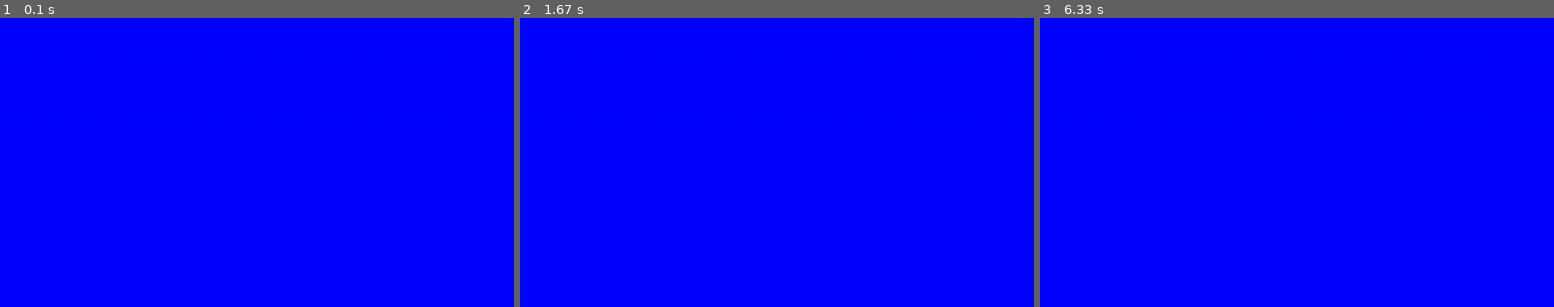
Above: before the commit, frames 1-3 (left to right).
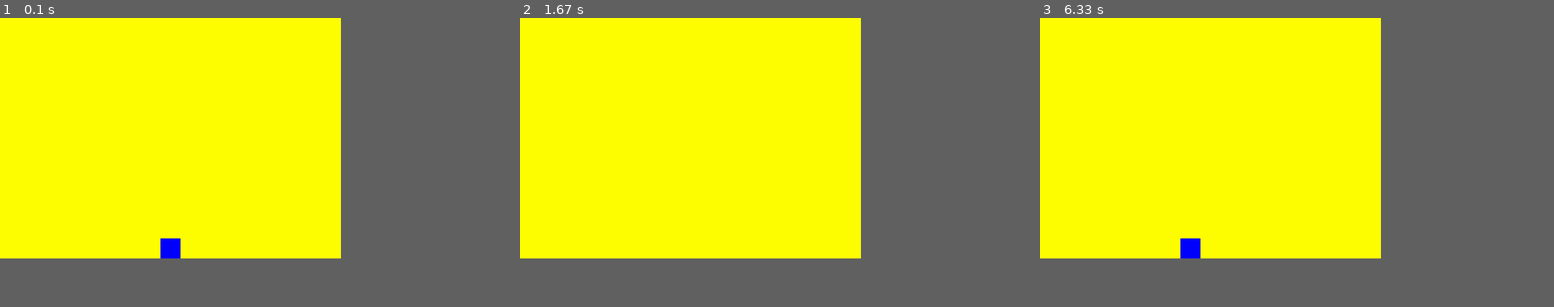
Above: after the commit, the same moments.

Repository: AyoubErrajraji/MonkeyBusiness
Game: pygame game, started from main.py
Two runs of this game, one before a commit and one after it. Both use one fixed random seed, a clock stepped at 60 frames per second and the inputs below.
Inputs (mouse positions are in pixels of both pictures, inside the frame that each line leads up to):
- Up to frame 1 (0.1 s): no input
- Up to frame 2 (1.67 s): hold Right 0.33-0.8 s; move the mouse to (679, 148) at 0.37 s; hold Up 0.83-1.13 s
- Up to frame 3 (6.33 s): hold Left 1.67-2.2 s; hold Down 2.23-2.53 s; hold Left 2.57-2.97 s; hold Right 5.8-6.27 s; hold Left from 6.3 s (still down)
In our replay, the window is 900x506 before the commit and 597x421 after it. These sizes can differ from the game's own. Grey fills any space a smaller window leaves; there, only what the larger window draws over its background counts as a difference.

The runs differ from the first frame. In frame 1, 55% of the frame differs, in the area x 0-67%, y 0-84%; in frame 2, 55%; in frame 3, 55%.

Commit message:
added movement to monkey

Diff:
--- a/crosstheroad_lib/config.py
+++ b/crosstheroad_lib/config.py
@@ -12,5 +12,6 @@
 #General info
 gameName = "Monkey War"
 name = "Cross the Road"
-screenDim = (1280, 720)
+screenDim = (850, 600)
 FPS = 60
+grid = 50
--- a/crosstheroad_lib/crosstheroad.py
+++ b/crosstheroad_lib/crosstheroad.py
@@ -1,4 +1,46 @@
 import pygame, sys
+
+
+class Rectangle:
+    def __init__(self, x, y, w, h):
+        self.x = x
+        self.y = y
+        self.w = w
+        self.h = h
+
+    def intersects(self, x, y, w, h):
+        oleft = x
+        oright = x + w
+        otop = y
+        obottom = y + h
+
+        left = self.x
+        right = self.x + self.w
+        top = self.y
+        bottom = self.y + self.h
+
+        return (left > oright or
+                right < oleft or
+                top > obottom or
+                bottom < otop)
+
+
+class Monkey(Rectangle):
+    def __init__(self, x, y, w, h, screen, config):
+        Rectangle.__init__(self, x, y, w, h)
+        self.screen = screen
+        self.config = config
+
+    def show(self):
+        mr = pygame.Rect(self.x, self.y, self.w, self.h)
+        pygame.draw.rect(self.screen, self.config.blue, mr)
+
+    def move(self, xdir, ydir):
+            self.y += ydir * self.config.grid
+            self.x += xdir * self.config.grid
+
+class Car(Rectangle):
+    pass
 
 
 class Crosstheroad:
@@ -9,6 +51,28 @@
 
         # Set quit to False, so loop will continue
         self.quit = False
+        self.monkey = Monkey(self.config.screenDim[0]/2 - self.config.grid/2, self.config.screenDim[1]-self.config.grid, self.config.grid, self.config.grid, self.screen, self.config)
+
+    def background(self, color):
+        self.screen.fill(color)
+
+    def blit(self):
+        self.background(self.config.yellow)
+        self.monkey.show()
+
+    def update(self):
+        if pygame.key.get_pressed()[pygame.K_LEFT] != 0:
+            print("Key Left pressed")
+            self.monkey.move(-1, 0)
+        elif pygame.key.get_pressed()[pygame.K_RIGHT] != 0:
+            print("Key Right pressed")
+            self.monkey.move(1, 0)
+        elif pygame.key.get_pressed()[pygame.K_UP] != 0:
+            print("Key Up pressed")
+            self.monkey.move(0, -1)
+        elif pygame.key.get_pressed()[pygame.K_DOWN] != 0:
+            print("Key Down pressed")
+            self.monkey.move(0, 1)
 
     def run(self):
         while not self.quit:
@@ -19,5 +83,6 @@
                     pygame.quit()
                     sys.exit()
 
-            self.screen.fill(self.config.blue)
+            self.blit()
+            self.update()
             pygame.display.update()
